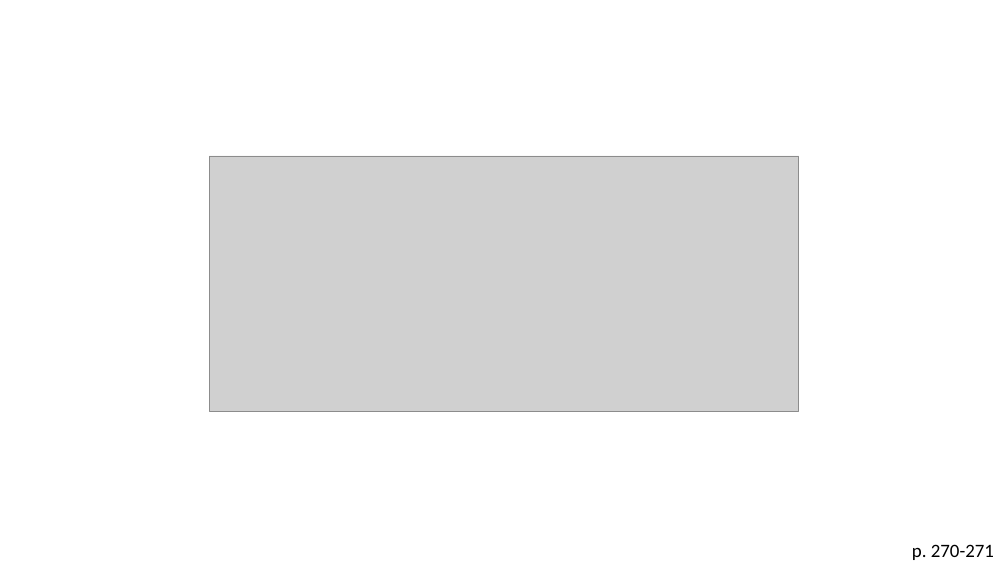
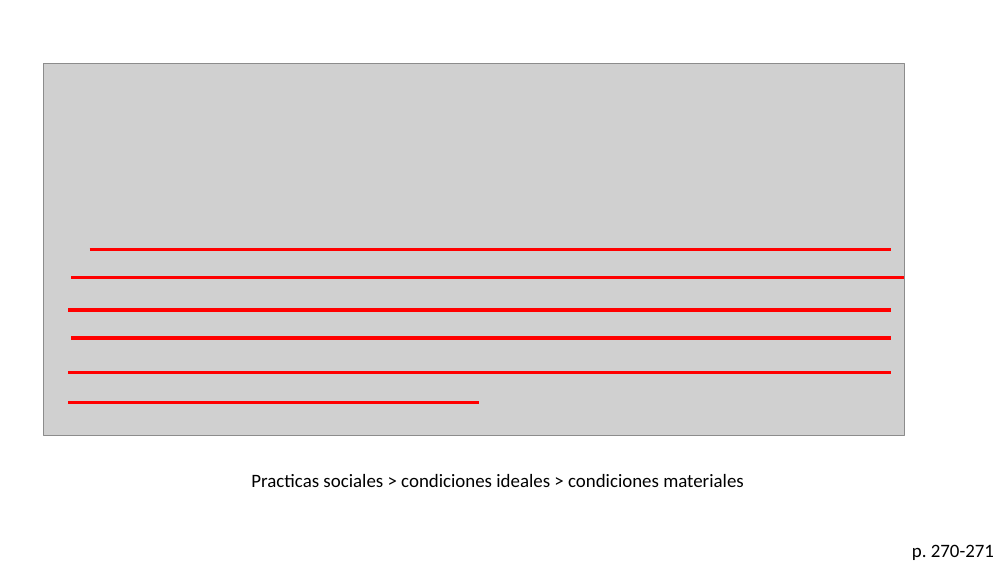
Before and after one commit to zaboltar/zaboltar.github.io, a slide deck: slide 36 of assets uarm/2023 2 UarmPCrit/Taylor - Era Secular 3 y 5.pptx (slide 37 before the commit). Drawn at 1008x567 pixels with LibreOffice and Linux fonts; fonts in the diff are those of the drawing; grey boxes stand for pictures. Boxes give left, top, right and bottom in pixels: in the first picture for what was removed or moved away, otherwise in the second. Text is boxed around its words. In the diff, an @@ line names an element or a change of style, - is before the commit and + after.

```diff
--- a/assets uarm/2023 2 UarmPCrit/Taylor - Era Secular 3 y 5.pptx
+++ b/assets uarm/2023 2 UarmPCrit/Taylor - Era Secular 3 y 5.pptx
@@ picture: place and size @@
-picture at box(209, 156, 799, 411)
+picture at box(44, 63, 904, 435)
@@ line added from (90, 250) to (892, 250), #FF0000 3 pt @@
@@ line added from (71, 278) to (904, 278), #FF0000 3 pt @@
@@ line added from (68, 310) to (892, 310), #FF0000 3 pt @@
@@ line added from (71, 338) to (892, 338), #FF0000 3 pt @@
@@ line added from (68, 373) to (892, 373), #FF0000 3 pt @@
@@ line added from (68, 403) to (479, 403), #FF0000 3 pt @@
@@ text added at box(251, 474, 744, 487), 18 pt, text #000000 @@
+Practicas sociales > condiciones ideales > condiciones materiales
```
Also in this commit, not shown: 8 other slides changed, 10 slides added, 16 slides removed, 5 other files.
